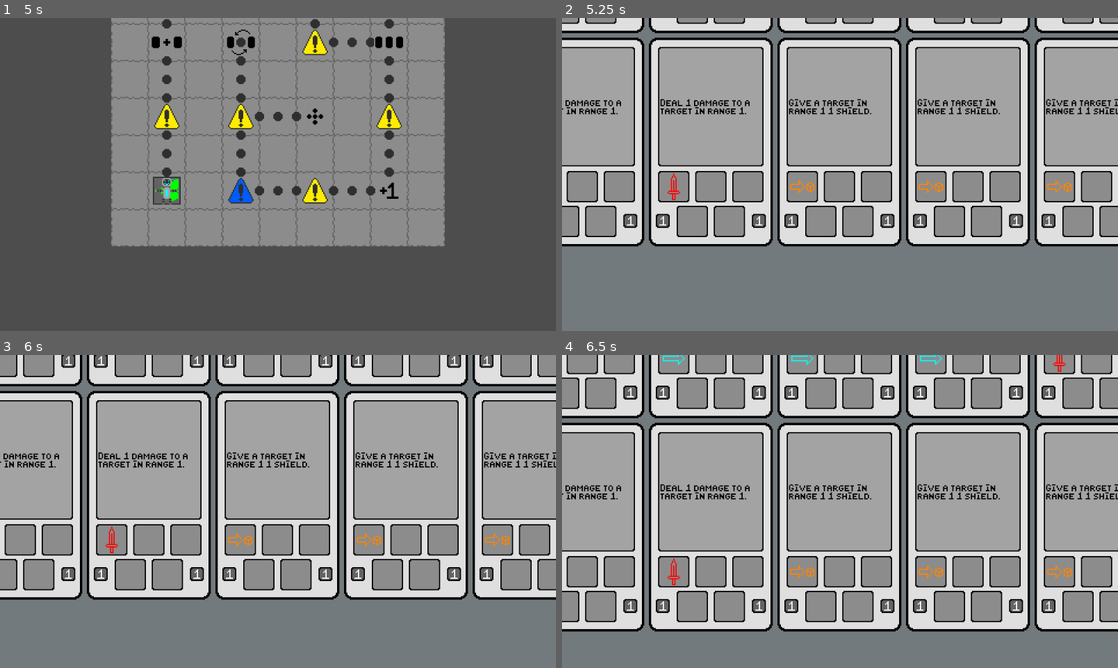
Above: before the commit, frames 1-4 (two rows, left to right).
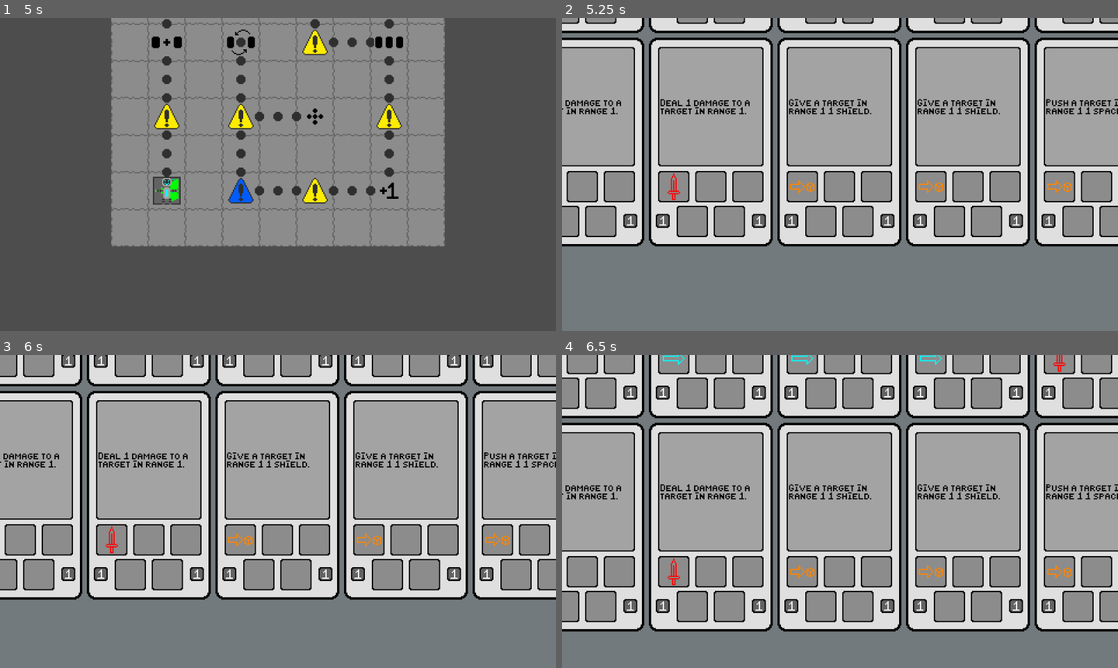
Above: after the commit, the same moments.

Repository: CattacoCattaco/strategy-deckbuilder-roguelike
Game: Godot game, scene res://world_map/world_map.tscn
Same seed, same stepped clock (60 frames per second), same inputs: the game is played once before the commit and once after it.
Inputs (mouse positions are in pixels of both pictures, inside the frame that each line leads up to):
- Up to frame 1 (5 s): tap Enter (do_event) at 0.5, 2, 3.5 s; move the mouse to (400, 158) at 0.52 s; hold D (right) 0.53-1.25 s; hold Enter (do_event) 0.53-1.25 s; click (400, 158) at 0.67 s; tap Space at 1.25, 2.75, 4.25 s; drag from (166, 190) to (250, 237) at 1.27 s; move the mouse to (333, 105) at 2.02 s; hold D (right) 2.03-2.75 s; hold Z (zoom) 2.03-2.75 s; click (333, 105) at 2.17 s; drag from (250, 237) to (111, 127) at 2.77 s; move the mouse to (444, 221) at 3.52 s; hold A (left) 3.53-4.25 s; tap Shift at 3.6 s; click (444, 221) at 3.67 s; drag from (111, 127) to (194, 96) at 4.27 s
- Up to frame 2 (5.25 s): move the mouse to (867, 174) at 5.02 s; hold S (down) from 5.03 s (still down); hold Q (view_deck) from 5.03 s (still down); click (867, 174) at 5.17 s
- Up to frame 3 (6 s): release S (down) at 5.75 s; release Q (view_deck) at 5.75 s; drag from (22, 480) to (166, 527) at 5.77 s
- Up to frame 4 (6.5 s): no input

Frame 1 is identical in both runs. In frame 2, less than 0.1% of the frame differs, in the area x 87-100%, y 25-31%; in frame 3, less than 0.1%, in the area x 87-100%, y 31-36%; in frame 4, less than 0.1%.

Commit message:
Add Box
Added box that can be pushed but not targeted

Diff:
--- a/deck_manipulation_screen/slot_set/card_slot/card_slot.gd
+++ b/deck_manipulation_screen/slot_set/card_slot/card_slot.gd
@@ -62,7 +62,9 @@
 	for input_slot in slot_set.input_slots:
 		deck.erase(input_slot.card.card_data)
 
-	if slot_set.type != SlotSet.Type.DESTROY_CARD:
+	if slot_set.type == SlotSet.Type.DRAFT_CARD:
+		deck.append(card.card_data)
+	elif slot_set.type != SlotSet.Type.DESTROY_CARD:
 		for output_slot in slot_set.output_slots:
 			deck.append(output_slot.card.card_data)
 
--- /dev/null
+++ b/tile_grid/tile/tile_object/data/objects/box.tres
@@ -0,0 +1,16 @@
+[gd_resource type="Resource" script_class="TileObjectData" load_steps=5 format=3 uid="uid://dhssapgu2clte"]
+
+[ext_resource type="Script" uid="uid://c2nkdbuc7i2gr" path="res://tile_grid/tile/tile_object/data/action_source/null_action_source.gd" id="1_wcidk"]
+[ext_resource type="Script" uid="uid://g0hmwqu3bxiu" path="res://tile_grid/tile/tile_object/data/tile_object_data.gd" id="2_g61mq"]
+[ext_resource type="Texture2D" uid="uid://db22ajqferlxg" path="res://tile_grid/tile/tile_object/textures/box.png" id="3_wcidk"]
+
+[sub_resource type="Resource" id="Resource_p0noj"]
+script = ExtResource("1_wcidk")
+metadata/_custom_type_script = "uid://c2nkdbuc7i2gr"
+
+[resource]
+script = ExtResource("2_g61mq")
+texture = ExtResource("3_wcidk")
+pushable = true
+action_source = SubResource("Resource_p0noj")
+metadata/_custom_type_script = "uid://g0hmwqu3bxiu"
--- a/tile_grid/tile/tile_object/tile_object.tscn
+++ b/tile_grid/tile/tile_object/tile_object.tscn
@@ -113,7 +113,7 @@
 [node name="Poison" type="AnimatedSprite2D" parent="."]
 visible = false
 sprite_frames = SubResource("SpriteFrames_nfi5s")
-frame_progress = 0.86473393
+frame_progress = 0.28714377
 centered = false
 
 [node name="ThoughtBubble" type="Sprite2D" parent="."]
--- a/tile_grid/tile_grid.tscn
+++ b/tile_grid/tile_grid.tscn
@@ -15,6 +15,7 @@
 [ext_resource type="Resource" uid="uid://c6m158xb2ol3q" path="res://tile_grid/tile/tile_object/data/objects/enemies/level_0/aggressive_bot.tres" id="9_eoot7"]
 [ext_resource type="Resource" uid="uid://c8jcqn23xsyua" path="res://tile_grid/tile/tile_object/data/objects/building.tres" id="9_jp86b"]
 [ext_resource type="Resource" uid="uid://cfdfyqpbcdxpb" path="res://tile_grid/tile/tile_object/data/objects/enemies/level_0/fear_bot.tres" id="10_jp86b"]
+[ext_resource type="Resource" uid="uid://dhssapgu2clte" path="res://tile_grid/tile/tile_object/data/objects/box.tres" id="11_1w5d2"]
 [ext_resource type="PackedScene" uid="uid://b2b416pbggqo4" path="res://card/card.tscn" id="11_d6b8m"]
 [ext_resource type="Script" uid="uid://bji1oaue4cmst" path="res://card/hand/hand.gd" id="11_pawdl"]
 [ext_resource type="Resource" uid="uid://ci1rdaaph8hyq" path="res://tile_grid/tile/tile_object/data/objects/enemies/level_0/destruction_bot.tres" id="11_tuu3s"]
@@ -28,14 +29,14 @@
 
 [sub_resource type="Resource" id="Resource_ycykd"]
 script = ExtResource("8_dnmic")
-objects = Array[ExtResource("4_t02f7")]([ExtResource("6_pf1a3")])
-weights = Array[int]([1])
+objects = Array[ExtResource("4_t02f7")]([ExtResource("6_pf1a3"), ExtResource("11_1w5d2")])
+weights = Array[int]([1, 20])
 metadata/_custom_type_script = "uid://bmvmi6iqabq4g"
 
 [sub_resource type="Resource" id="Resource_1w5d2"]
 script = ExtResource("8_dnmic")
-objects = Array[ExtResource("4_t02f7")]([ExtResource("6_pf1a3"), ExtResource("5_pf1a3")])
-weights = Array[int]([2, 1])
+objects = Array[ExtResource("4_t02f7")]([ExtResource("6_pf1a3"), ExtResource("5_pf1a3"), ExtResource("11_1w5d2")])
+weights = Array[int]([2, 1, 1000])
 metadata/_custom_type_script = "uid://bmvmi6iqabq4g"
 
 [sub_resource type="Resource" id="Resource_s8kfo"]
--- a/world_map/world_map.gd
+++ b/world_map/world_map.gd
@@ -35,7 +35,8 @@
 	CardData.new([Modifier.Attack.new()], 1, 1),
 	CardData.new([Modifier.Defend.new()], 1, 1),
 	CardData.new([Modifier.Defend.new()], 1, 1),
-	CardData.new([Modifier.Defend.new()], 1, 1),
+	CardData.new([Modifier.Push.new()], 1, 1),
+	CardData.new([Modifier.Push.new()], 1, 1),
 ]
 
 
Binary file added: tile_grid/tile/tile_object/textures/box.png
Not shown, added: tile_grid/tile/tile_object/textures/box.png.import
Not shown: 1 places in tile_grid/tile_grid.tscn that only renumber resources
